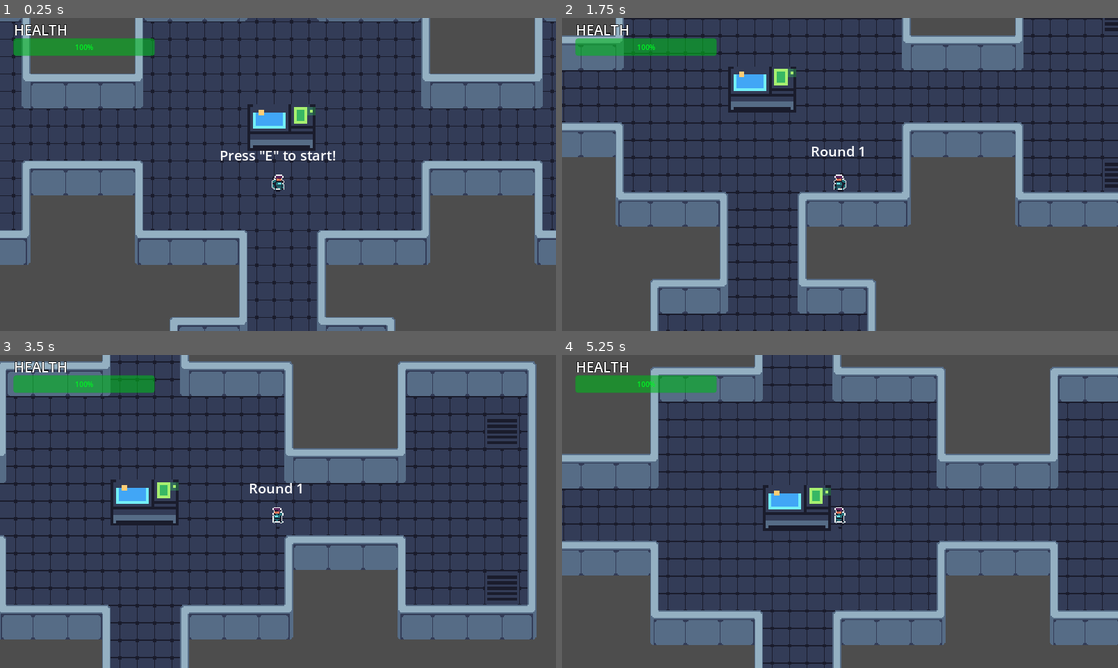
Above: before the commit, frames 1-4 (two rows, left to right).
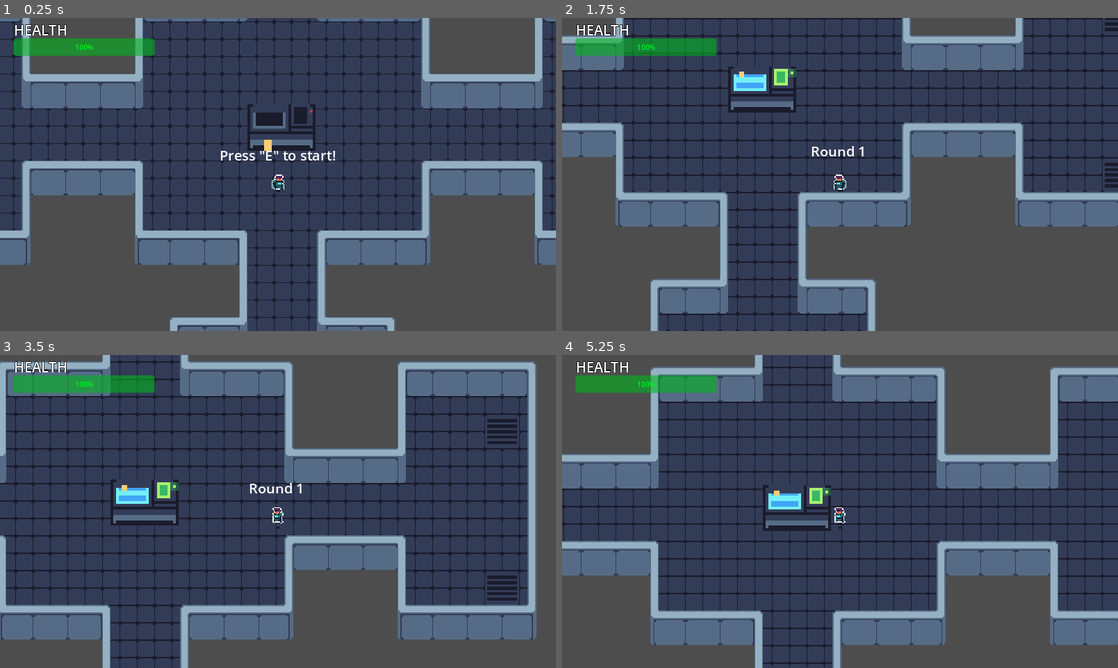
Above: after the commit, the same moments.

Repository: AugustanaCSC380January2024/final-game-solo
Game: Godot game, scene res://Scenes/Game.tscn
Same seed, same stepped clock (60 frames per second), same inputs: the game is played once before the commit and once after it.
Inputs (mouse positions are in pixels of both pictures, inside the frame that each line leads up to):
- Up to frame 1 (0.25 s): no input
- Up to frame 2 (1.75 s): tap E (interact) at 0.5, 0.6, 1.55 s; move the mouse to (962, 158) at 0.52 s; hold D (move_right) 0.53-1.28 s; tap Q (temp_start_round) at 0.8, 1.35 s; move the mouse to (728, 190) at 1.27 s; hold S (move_down) from 1.28 s (still down)
- Up to frame 3 (3.5 s): move the mouse to (333, 442) at 2.02 s; release S (move_down) at 2.03 s; hold D (move_right) 2.03-2.78 s; tap E (interact) at 2.1, 3.05 s; tap Q (temp_start_round) at 2.3 s; move the mouse to (250, 574) at 2.77 s; hold W (move_up) from 2.78 s (still down); click (250, 574) at 2.85 s
- Up to frame 4 (5.25 s): move the mouse to (1006, 558) at 3.52 s; release W (move_up) at 3.53 s; hold A (move_left) 3.53-4.25 s; tap Q (temp_start_round) at 3.6, 5 s; tap Escape (pause) at 4.15 s; click "RESUME" at 4.25 s; move the mouse to (673, 464) at 5.02 s; hold A (move_left) from 5.03 s (still down); tap E (interact) at 5.1 s

The runs differ from the first frame. In frame 1, 0.5% of the frame differs, in the area x 45-57%, y 28-43%; in frame 2, less than 0.1%; in frame 3, less than 0.1%; in frame 4, less than 0.1%.

Commit message:
Added a custom crosshair that is only visible when playing

Diff:
--- a/Scenes/beacon.tscn
+++ b/Scenes/beacon.tscn
@@ -55,7 +55,7 @@
 size = Vector2(62, 42)
 
 [sub_resource type="CircleShape2D" id="CircleShape2D_5q4yr"]
-radius = 76.531
+radius = 45.0111
 
 [node name="Beacon" type="StaticBody2D" groups=["beacon"]]
 collision_layer = 32
@@ -66,7 +66,7 @@
 position = Vector2(-2, -9)
 scale = Vector2(2.5, 2.5)
 sprite_frames = SubResource("SpriteFrames_v6gks")
-animation = &"on"
+animation = &"off"
 
 [node name="CollisionShape2D" type="CollisionShape2D" parent="."]
 position = Vector2(-1, 0)
--- a/Scripts/game.gd
+++ b/Scripts/game.gd
@@ -1,4 +1,6 @@
 extends Node2D
+
+var crosshair = preload("res://Assets/crosshair111.png")
 
 @onready var level = $Level/SpawnAreas
 @onready var player = get_node("Player")
@@ -7,6 +9,7 @@
 @onready var round_start_label = $CanvasLayer/RoundStartLabel
 @onready var round_label_timer = $CanvasLayer/RoundStartLabel/RoundLabelTimer
 @onready var press_e_to_start_label = $"CanvasLayer/Press E to start"
+@onready var beacon_sprite = $Beacon/AnimatedSprite2D
 
 
 
@@ -21,6 +24,7 @@
 
 func _ready():
 	get_spawn_areas()
+	Input.set_custom_mouse_cursor(crosshair,0,Vector2(32,32))
 
 
 func _process(delta):
@@ -62,6 +66,7 @@
 	done_spawning = false
 	round += 1
 	round_ongoing = false
+	beacon_sprite.play("off")
 	round_start_label.text = "Round Complete"
 	round_start_label.visible = true
 	round_label_timer.start(4)
@@ -72,6 +77,7 @@
 func start_round():
 	if !round_ongoing:
 		round_ongoing = true
+		beacon_sprite.play("on")
 		round_start_label.text = "Round " + str(round)
 		round_start_label.visible = true
 		round_label_timer.start()
--- a/Scripts/pause_menu.gd
+++ b/Scripts/pause_menu.gd
@@ -1,10 +1,16 @@
 extends Control
+
+var crosshair = load("res://Assets/crosshair111.png")
 
 func _process(delta):
 	if Input.is_action_just_pressed("pause"):
 		change_pause_state()
 
 func change_pause_state():
+	if !get_tree().paused:
+		Input.set_custom_mouse_cursor(null)
+	else:
+		Input.set_custom_mouse_cursor(crosshair,0,Vector2(32,32))
 	get_tree().paused = !get_tree().paused
 	self.visible = !self.visible
 
Binary file added: Assets/crosshair111.png
Not shown, added: Assets/crosshair111.png.import
Not shown, added: Music/Automation (Synthwave).wav.import
Not shown, added: Music/Rapture (Synthwave).wav.import
Not shown, added: Music/Automation (Synthwave).wav
Not shown, added: Music/Rapture (Synthwave).wav
